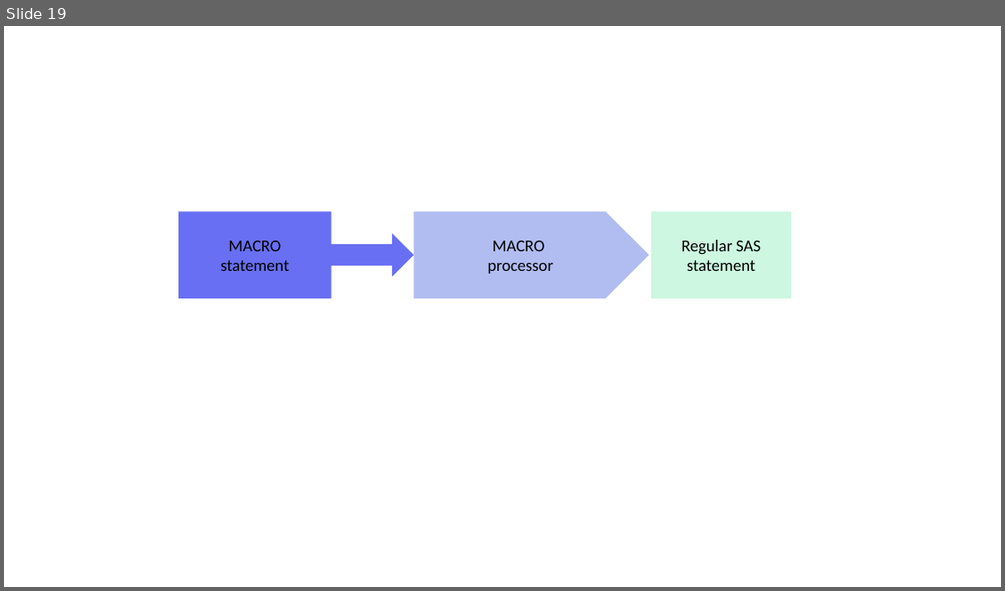
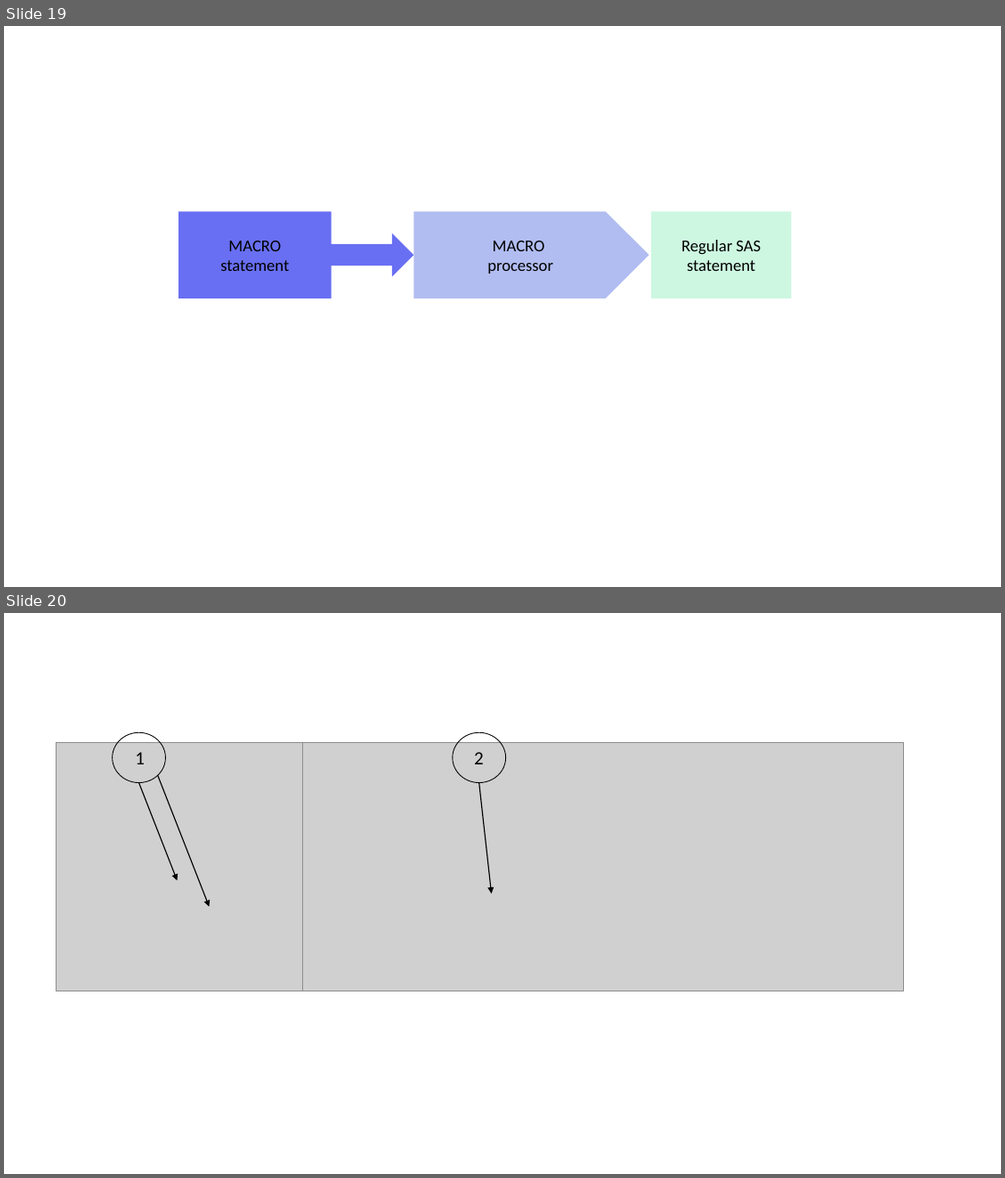
Before and after one commit to sastutorials/sastutorials.github.io, a slide deck: screenshots/imgs.pptx. Shown one above the other, each under a label of ours: slide 19 before the commit, slides 19 and 20 after it. The pictures are 1005x591 and 1005x1178 pixels, drawn with LibreOffice and Linux fonts; fonts in the diff are those of the drawing; grey boxes stand for pictures. Boxes give left, top, right and bottom in pixels: in the first picture for what was removed or moved away, otherwise in the second. Text is boxed around its words. In the diff, an @@ line names an element or a change of style, - is before the commit and + after.

```diff
--- a/screenshots/imgs.pptx
+++ b/screenshots/imgs.pptx
@@ slide 20 added at <box>4,613,1001,1174</box>, background #FFFFFF @@
@@ picture added at <box>57,742,630,990</box> @@
@@ ellipse added at <box>113,732,165,783</box>, outline #000000 0.75 pt @@
@@ picture added at <box>302,742,903,990</box> @@
@@ ellipse added at <box>453,732,506,783</box>, outline #000000 0.75 pt @@
@@ text added at <box>135,752,145,764</box>, 18 pt, text #000000 @@
+1
@@ text added at <box>474,752,484,764</box>, 18 pt, text #000000 @@
+2
@@ arrow added from (138, 783) to (178, 881), #000000 1 pt @@
@@ arrow added from (158, 775) to (209, 906), #000000 1 pt @@
@@ arrow added from (479, 783) to (492, 893), #000000 1 pt @@
```
Also in this commit, not shown: 4 other files.
